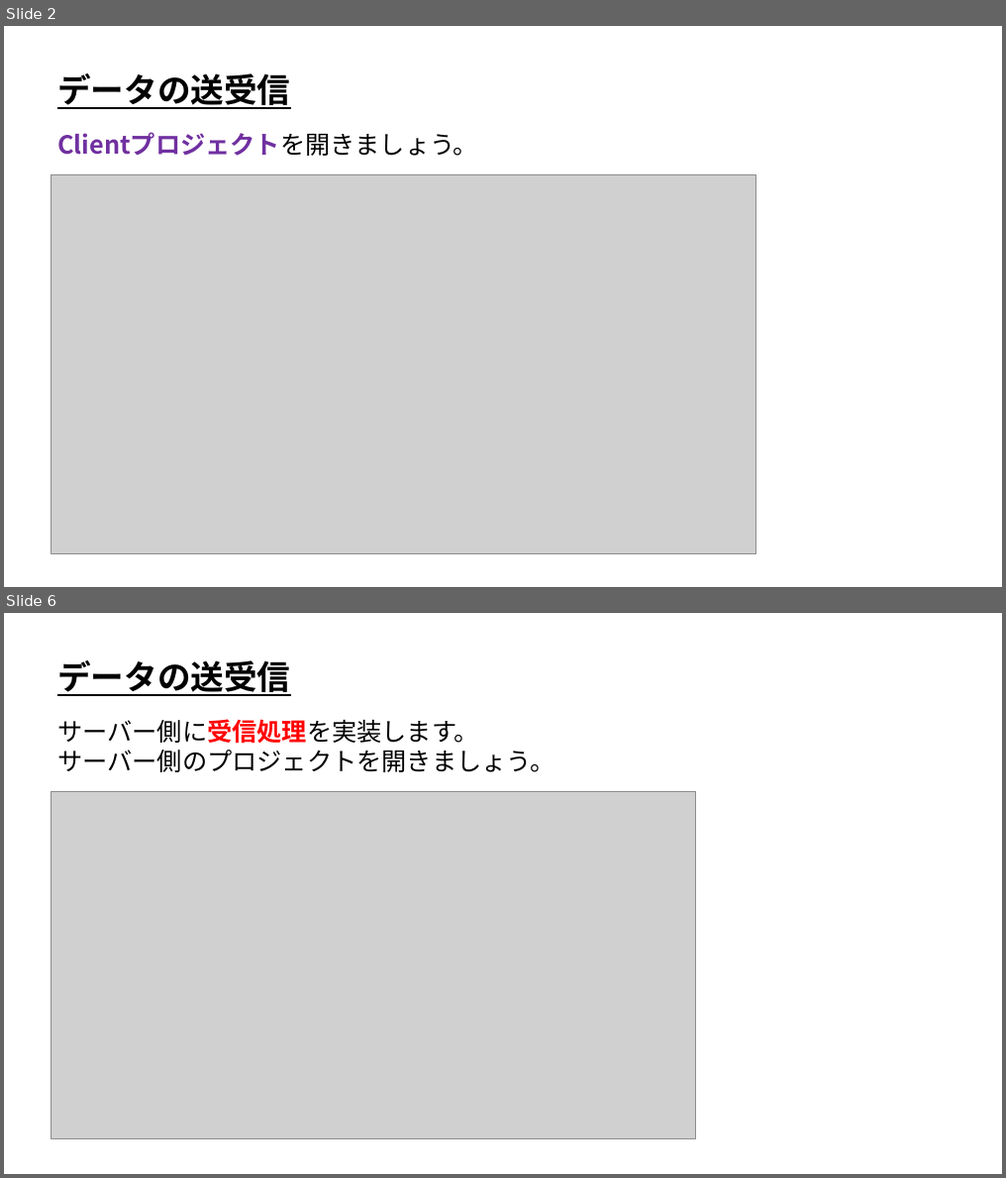
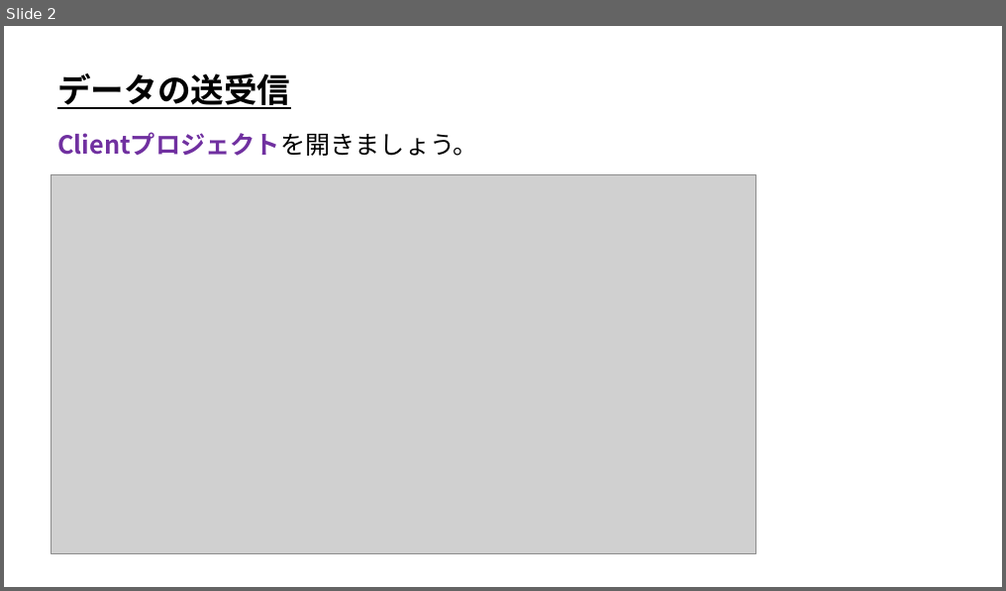
Before and after one commit to ArakiYusuke-Ohara/Textbook, a slide deck: ゲーム科3年/00_前期/オンラインゲームプログラミングⅠ/02_データの送受信.pptx. Shown one above the other, each under a label of ours: slides 2 and 6 before the commit, slide 2 after it; the slides between them are not shown. The pictures are 1006x1178 and 1006x591 pixels, drawn with LibreOffice and Linux fonts; fonts in the diff are those of the drawing; grey boxes stand for pictures. Boxes give left, top, right and bottom in pixels: in the first picture for what was removed or moved away, otherwise in the second. Text is boxed around its words. In the diff, an @@ line names an element or a change of style, - is before the commit and + after.

```diff
--- a/ゲーム科3年/00_前期/オンラインゲームプログラミングⅠ/02_データの送受信.pptx
+++ b/ゲーム科3年/00_前期/オンラインゲームプログラミングⅠ/02_データの送受信.pptx
@@ slide 6 removed at [4,613,1002,1174], background #FFFFFF @@
@@ text removed at [57,661,290,696] @@
-データの送受信
@@ text removed at [57,719,554,772] @@
-サーバー側に受信処理を実装します。
-サーバー側のプロジェクトを開きましょう。
@@ picture removed at [51,792,696,1139] @@
```
Also in this commit, not shown: 5 slides changed, 3 slides added, 1 other slide removed.
